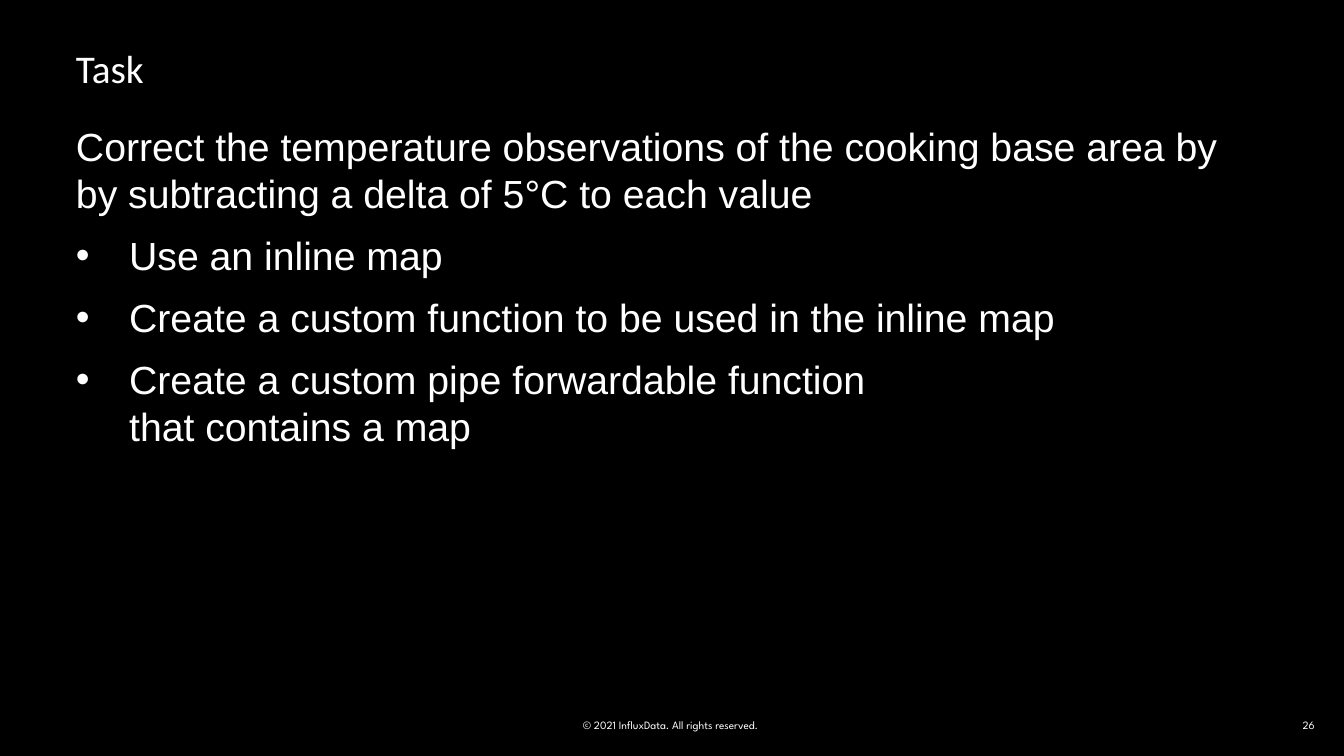
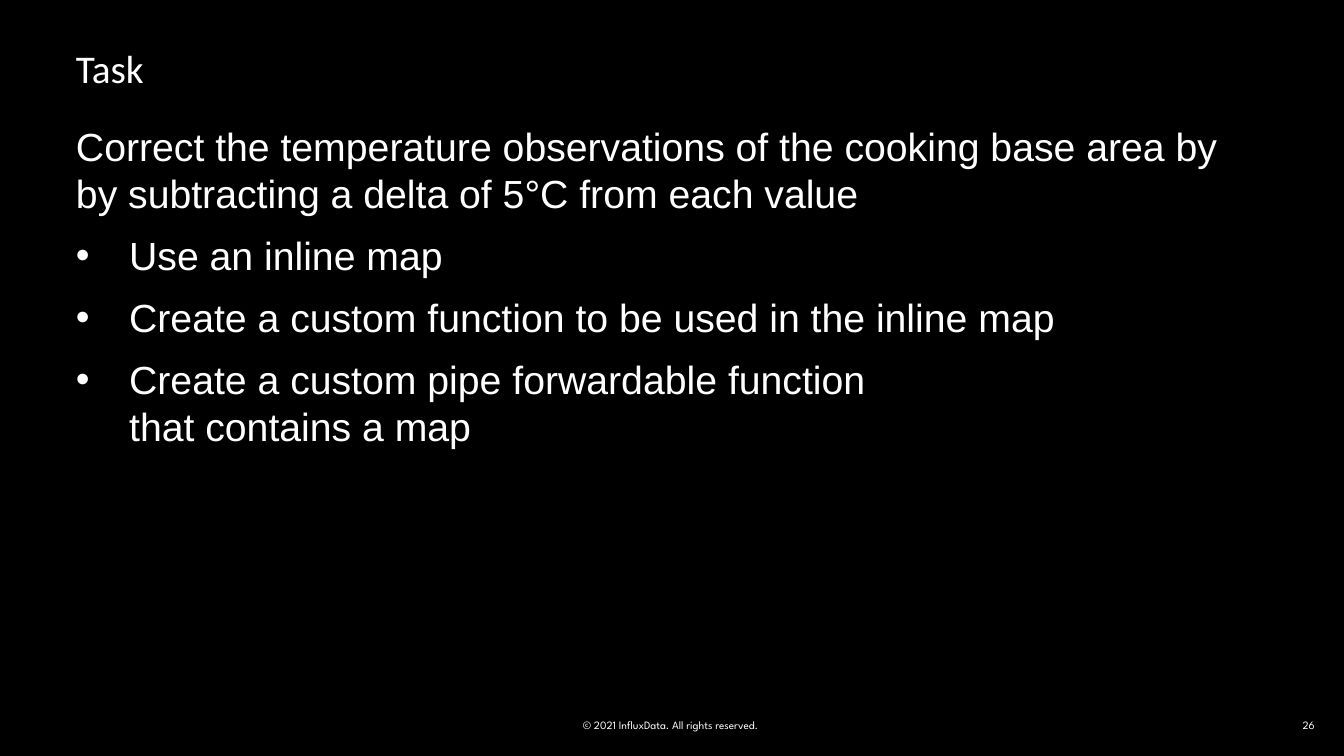
Before and after one commit to influxdata/influxdb-university, a slide deck: slide 26 of Training-material/day 1/04_advanced-data-analysis-map-UDF.pptx. Drawn at 1344x756 pixels with LibreOffice and Linux fonts; fonts in the diff are those of the drawing; background and template pictures are left out. Boxes give left, top, right and bottom in pixels: in the first picture for what was removed or moved away, otherwise in the second. Text is boxed around its words. In the diff, an @@ line names an element or a change of style, - is before the commit and + after.

```diff
--- a/Training-material/day 1/04_advanced-data-analysis-map-UDF.pptx
+++ b/Training-material/day 1/04_advanced-data-analysis-map-UDF.pptx
@@ text at <box>76,132,1217,216</box>: text changed @@
-Correct the temperature observations of the cooking base area by by subtracting a delta of 5°C to each value
+Correct the temperature observations of the cooking base area by by subtracting a delta of 5°C from each value
```
Also in this commit, not shown: 21 other slides changed, 20 other files.
